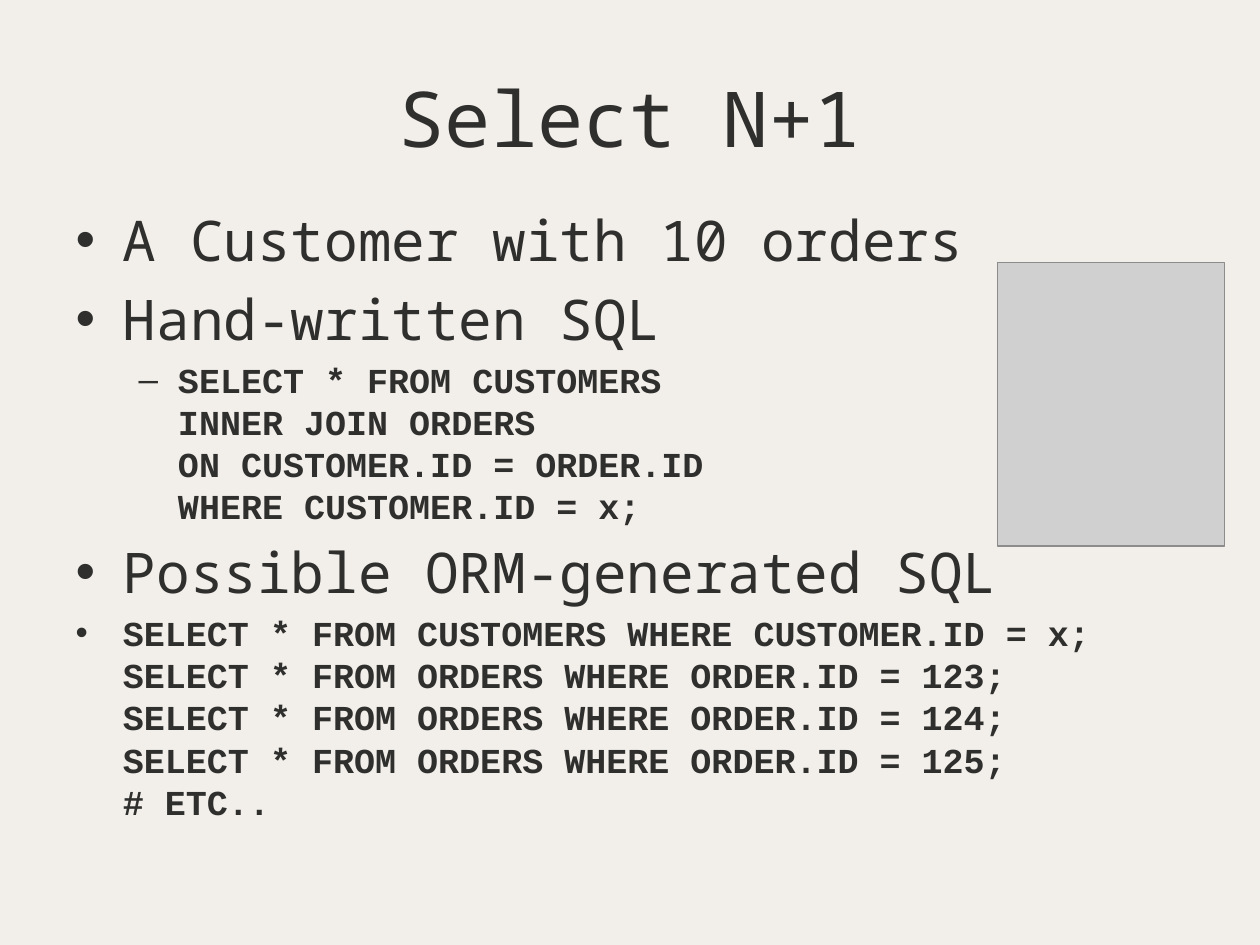
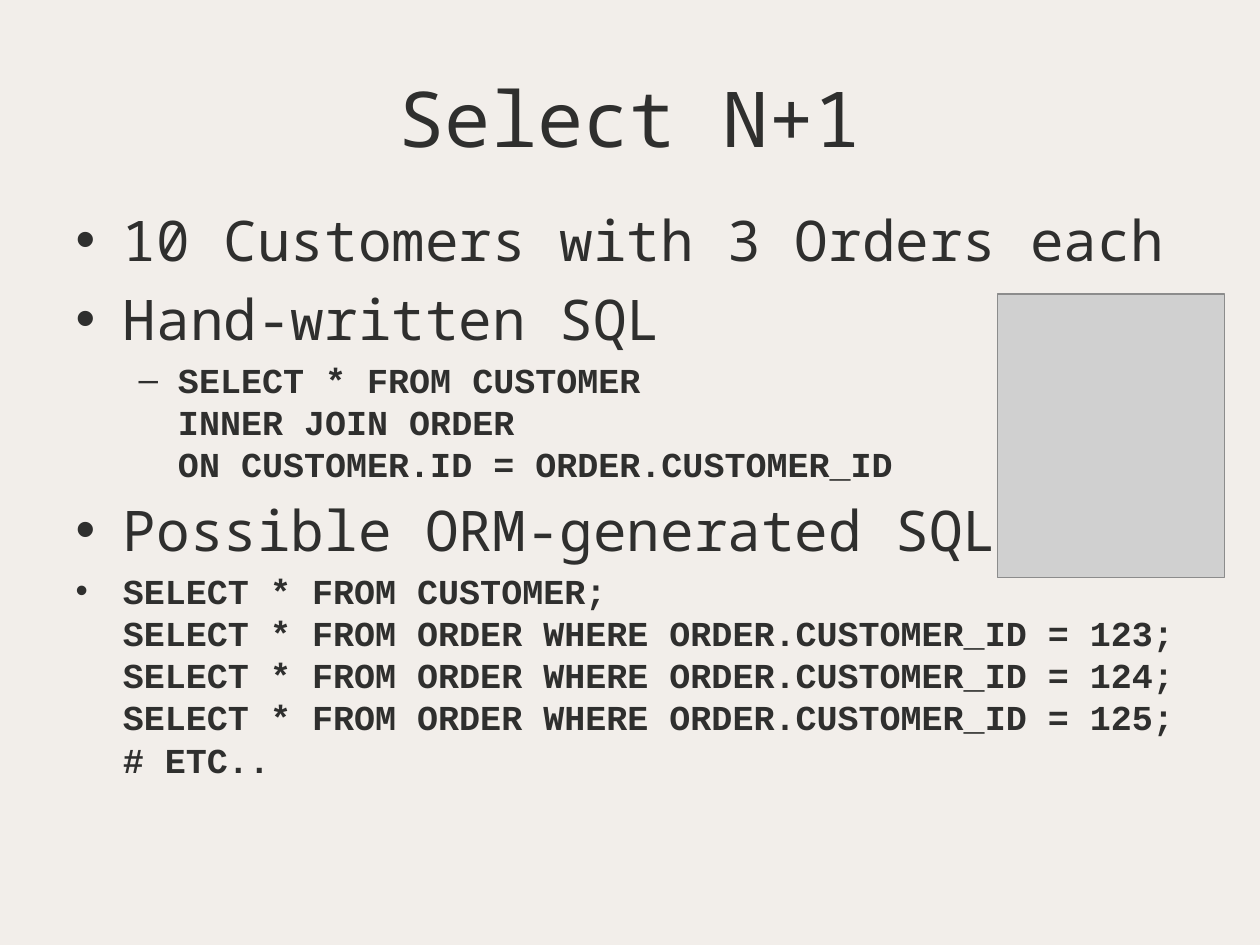
Before and after one commit to ondrejbalas/talks-ravendb-intro, a slide deck: slide 17 of Geting started with No SQL using RavenDB.pptx (slide 15 before the commit). Drawn at 1260x945 pixels with LibreOffice and Linux fonts; fonts in the diff are those of the drawing; grey boxes stand for pictures. Boxes give left, top, right and bottom in pixels: in the first picture for what was removed or moved away, otherwise in the second. Text is boxed around its words. In the diff, an @@ line names an element or a change of style, - is before the commit and + after.

```diff
--- a/Geting started with No SQL using RavenDB.pptx
+++ b/Geting started with No SQL using RavenDB.pptx
@@ text at box(123, 218, 1164, 262): text changed @@
-• A Customer with 10 orders
+• 10 Customers with 3 Orders each
@@ picture: place and size @@
-picture at box(998, 262, 1225, 546)
+picture at box(998, 294, 1225, 577)
@@ text at box(178, 369, 892, 481): text changed @@
-  – SELECT * FROM CUSTOMERS
-    INNER JOIN ORDERS
-    ON CUSTOMER.ID = ORDER.ID
-    WHERE CUSTOMER.ID = x;
+  – SELECT * FROM CUSTOMER
+    INNER JOIN ORDER
+    ON CUSTOMER.ID = ORDER.CUSTOMER_ID
@@ text at box(123, 580, 1174, 774): text changed @@
-  • SELECT * FROM CUSTOMERS WHERE CUSTOMER.ID = x;
-    SELECT * FROM ORDERS WHERE ORDER.ID = 123;
-    SELECT * FROM ORDERS WHERE ORDER.ID = 124;
-    SELECT * FROM ORDERS WHERE ORDER.ID = 125;
-    # ETC..
+  • SELECT * FROM CUSTOMER;
+    SELECT * FROM ORDER WHERE ORDER.CUSTOMER_ID = 123;
+    SELECT * FROM ORDER WHERE ORDER.CUSTOMER_ID = 124;
+    SELECT * FROM ORDER WHERE ORDER.CUSTOMER_ID = 125;
+    # ETC..
```
Also in this commit, not shown: 3 other slides changed, 4 slides added, 18 other files.
